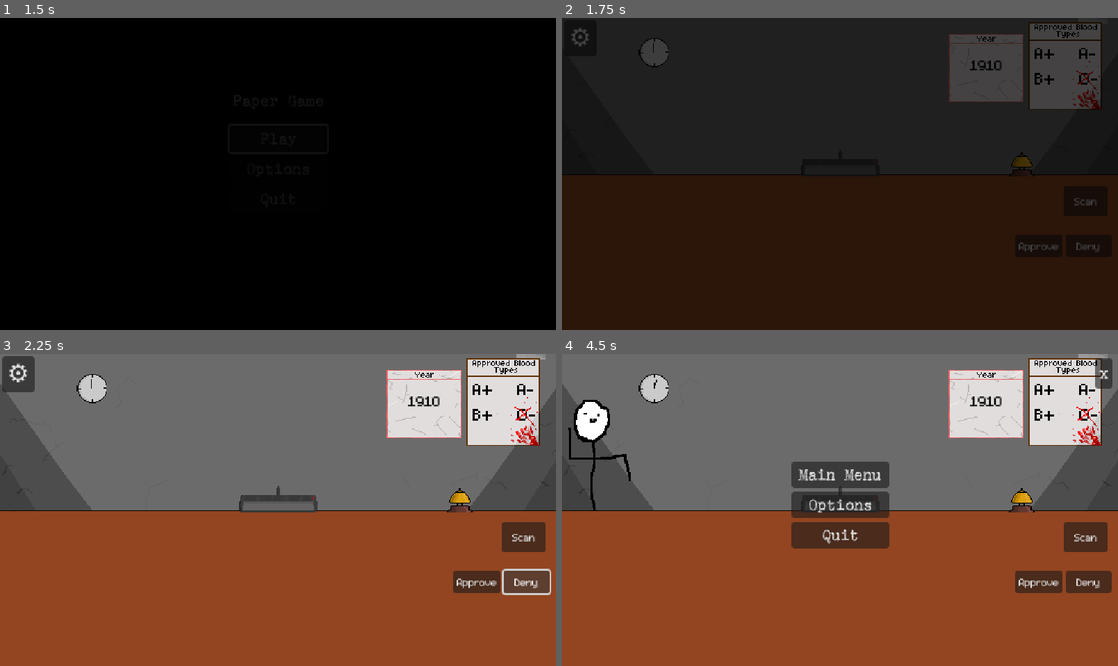
Above: before the commit, frames 1-4 (two rows, left to right).
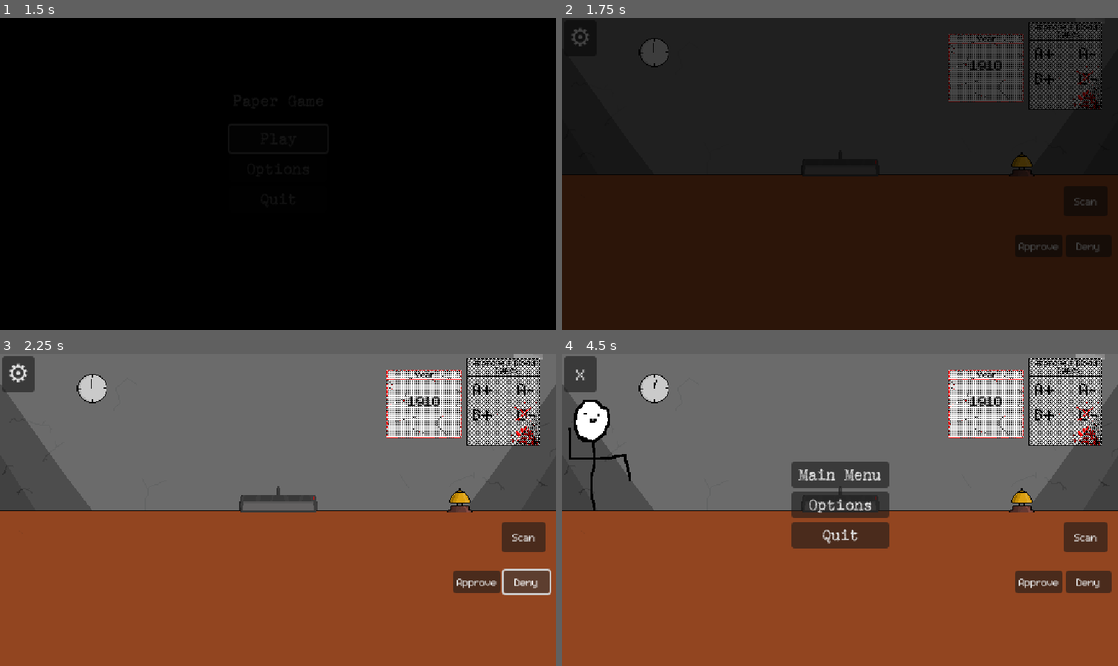
Above: after the commit, the same moments.

Repository: ReeceDev8/PaperGame
Game: Godot game, scene res://Scenes/MainMenu.tscn
The game is run twice, just before and just after one commit, with the same random seed, the same clock (stepped at 60 frames per second) and the same inputs.
Inputs (mouse positions are in pixels of both pictures, inside the frame that each line leads up to):
- Up to frame 1 (1.5 s): click "Play" at 0.5 s; click "Play" at 1.25 s
- Up to frame 2 (1.75 s): no input
- Up to frame 3 (2.25 s): click "Deny" at 2 s
- Up to frame 4 (4.5 s): click "Approve" at 2.75 s; click (1023, 497) at 3.5 s; click "⚙" at 4.25 s

Frame 1 is identical in both runs. In frame 2, 2.4% of the frame differs, in the area x 69-98%, y 1-30%; in frame 3, 6.4%; in frame 4, 7.2%, in the area x 0-100%, y 0-49%.

Commit message:
Minor menu changes, added dither shader and flashing animation when time approaches end of day

Diff:
--- a/Papers/Document.tscn
+++ b/Papers/Document.tscn
@@ -1,5 +1,6 @@
-[gd_scene load_steps=7 format=3 uid="uid://c86s7wpd52cna"]
+[gd_scene load_steps=9 format=3 uid="uid://c86s7wpd52cna"]
 
+[ext_resource type="Shader" path="res://Shaders/dithering.gdshader" id="1_tpixp"]
 [ext_resource type="Texture2D" uid="uid://d2a7344tb50gj" path="res://Assets/Images/Paper1.png" id="1_u5383"]
 [ext_resource type="Script" path="res://Scripts/Draggable_maindoc.gd" id="2_4ne7r"]
 [ext_resource type="Texture2D" uid="uid://ddt0aggvggxic" path="res://Assets/Images/Denied_Stamp.png" id="3_00hpd"]
@@ -7,7 +8,12 @@
 [ext_resource type="Script" path="res://Scripts/AddText_maindoc.gd" id="5_baw4g"]
 [ext_resource type="Texture2D" uid="uid://ba7t6mplv6753" path="res://Assets/Images/ACCEPTED_Stamp.png" id="6_ksfky"]
 
+[sub_resource type="ShaderMaterial" id="ShaderMaterial_4e4na"]
+shader = ExtResource("1_tpixp")
+shader_parameter/gamma = 2.5
+
 [node name="Document" type="TextureRect"]
+material = SubResource("ShaderMaterial_4e4na")
 anchors_preset = 15
 anchor_right = 1.0
 anchor_bottom = 1.0
--- a/Papers/personal_doc.tscn
+++ b/Papers/personal_doc.tscn
@@ -1,12 +1,18 @@
-[gd_scene load_steps=5 format=3 uid="uid://dp7pys6vokafe"]
+[gd_scene load_steps=7 format=3 uid="uid://dp7pys6vokafe"]
 
 [ext_resource type="Texture2D" uid="uid://d1aoqbac45fg1" path="res://Assets/Images/Personal_Doc.png" id="1_115t3"]
+[ext_resource type="Shader" path="res://Shaders/dithering.gdshader" id="1_w83pm"]
 [ext_resource type="Script" path="res://Scripts/Draggable_maindoc.gd" id="2_tim15"]
 [ext_resource type="Script" path="res://Scripts/AddText_persdoc.gd" id="3_65wh8"]
 [ext_resource type="Theme" uid="uid://dnkrursd8f1ng" path="res://Themes/Document_Text_Theme.tres" id="4_3mlon"]
 
+[sub_resource type="ShaderMaterial" id="ShaderMaterial_4cved"]
+shader = ExtResource("1_w83pm")
+shader_parameter/gamma = 2.0
+
 [node name="PersonalDoc" type="TextureRect"]
 z_index = 4
+material = SubResource("ShaderMaterial_4cved")
 anchors_preset = 15
 anchor_right = 1.0
 anchor_bottom = 1.0
--- a/Scenes/InGameMenu.tscn
+++ b/Scenes/InGameMenu.tscn
@@ -1,7 +1,8 @@
-[gd_scene load_steps=5 format=3 uid="uid://b4eg1dsty2jd6"]
+[gd_scene load_steps=6 format=3 uid="uid://b4eg1dsty2jd6"]
 
 [ext_resource type="Script" path="res://Scripts/in_game_menu.gd" id="1_rboum"]
 [ext_resource type="Theme" uid="uid://bpsut6q0js2xr" path="res://Themes/Menu_Button_Theme.tres" id="2_timj8"]
+[ext_resource type="FontFile" uid="uid://cmiko26fgky03" path="res://Assets/Fonts/m5x7.ttf" id="3_gp2uh"]
 [ext_resource type="PackedScene" uid="uid://bc3jiiegxvtw1" path="res://Scenes/OptionsMenu.tscn" id="3_rps8k"]
 [ext_resource type="PackedScene" uid="uid://bb5s7vacslhld" path="res://Scenes/SceneTransitionAnimation.tscn" id="4_83dws"]
 
@@ -47,12 +48,13 @@
 
 [node name="close_menu" type="Button" parent="."]
 layout_mode = 0
-offset_left = 546.0
-offset_top = 4.0
-offset_right = 564.0
-offset_bottom = 35.0
-theme = ExtResource("2_timj8")
-text = "x"
+offset_left = 2.0
+offset_top = 2.0
+offset_right = 35.0
+offset_bottom = 39.0
+theme_override_fonts/font = ExtResource("3_gp2uh")
+theme_override_font_sizes/font_size = 24
+text = "X"
 
 [node name="OptionsMenu" parent="." instance=ExtResource("3_rps8k")]
 layout_mode = 1
--- a/Scenes/OptionsMenu.tscn
+++ b/Scenes/OptionsMenu.tscn
@@ -28,6 +28,10 @@
 grow_horizontal = 2
 grow_vertical = 2
 
+[node name="BackButton" type="Button" parent="VBoxContainer"]
+layout_mode = 2
+text = "Back"
+
 [node name="Label" type="Label" parent="VBoxContainer"]
 layout_mode = 2
 text = "Master Volume"
@@ -54,12 +58,4 @@
 script = ExtResource("1_27kop")
 bus_name = "Sound Effects"
 
-[node name="BackButton" type="Button" parent="."]
-layout_mode = 0
-offset_left = 13.0
-offset_top = 10.0
-offset_right = 58.0
-offset_bottom = 41.0
-text = "Back"
-
-[connection signal="pressed" from="BackButton" to="." method="_on_back_pressed"]
+[connection signal="pressed" from="VBoxContainer/BackButton" to="." method="_on_back_pressed"]
--- a/Scenes/game.tscn
+++ b/Scenes/game.tscn
@@ -1,9 +1,10 @@
-[gd_scene load_steps=36 format=3 uid="uid://mfgmki4qqsin"]
+[gd_scene load_steps=42 format=3 uid="uid://mfgmki4qqsin"]
 
 [ext_resource type="Script" path="res://Scripts/MainScreen.gd" id="1_du70v"]
-[ext_resource type="Texture2D" uid="uid://dpk3vthwl1n4x" path="res://Assets/Images/Wall1.png" id="2_er1d7"]
+[ext_resource type="Shader" path="res://Shaders/dithering.gdshader" id="2_248ka"]
 [ext_resource type="Texture2D" uid="uid://b145t3vd4n2b" path="res://Assets/Images/Printer.png" id="3_x0k1s"]
-[ext_resource type="Texture2D" uid="uid://bgic2i4ci0xky" path="res://Assets/Images/Desk.png" id="4_pvq3v"]
+[ext_resource type="Texture2D" uid="uid://5vnlu05bbo5r" path="res://Assets/Images/Wall.png" id="3_xg6gc"]
+[ext_resource type="Texture2D" uid="uid://cpvwyiyv6mk8w" path="res://Assets/Images/Deskl.png" id="5_eiv5y"]
 [ext_resource type="Texture2D" uid="uid://6lpo0k80ab5q" path="res://Assets/Images/Calendar.png" id="5_fs2yf"]
 [ext_resource type="FontFile" uid="uid://cmiko26fgky03" path="res://Assets/Fonts/m5x7.ttf" id="6_r7n3r"]
 [ext_resource type="Texture2D" uid="uid://25vspr5n4xd0" path="res://Assets/Images/bloodtype_poster_Shadowed.png" id="7_01h2s"]
@@ -30,6 +31,18 @@
 [ext_resource type="PackedScene" uid="uid://bb5s7vacslhld" path="res://Scenes/SceneTransitionAnimation.tscn" id="26_oy7fj"]
 [ext_resource type="PackedScene" uid="uid://b4eg1dsty2jd6" path="res://Scenes/InGameMenu.tscn" id="27_tbpf5"]
 
+[sub_resource type="ShaderMaterial" id="ShaderMaterial_xc0dg"]
+
+[sub_resource type="ShaderMaterial" id="ShaderMaterial_xaija"]
+
+[sub_resource type="ShaderMaterial" id="ShaderMaterial_rclb5"]
+shader = ExtResource("2_248ka")
+shader_parameter/gamma = 2.5
+
+[sub_resource type="ShaderMaterial" id="ShaderMaterial_0hbgl"]
+shader = ExtResource("2_248ka")
+shader_parameter/gamma = 3.8
+
 [sub_resource type="SpriteFrames" id="SpriteFrames_8g412"]
 animations = [{
 "frames": [{
@@ -71,6 +84,8 @@
 [sub_resource type="StyleBoxEmpty" id="StyleBoxEmpty_7qij0"]
 
 [sub_resource type="StyleBoxEmpty" id="StyleBoxEmpty_nk558"]
+
+[sub_resource type="ShaderMaterial" id="ShaderMaterial_udm2k"]
 
 [sub_resource type="SpriteFrames" id="SpriteFrames_r4do5"]
 animations = [{
@@ -112,10 +127,11 @@
 layout_mode = 0
 offset_right = 570.0
 offset_bottom = 160.0
-texture = ExtResource("2_er1d7")
+texture = ExtResource("3_xg6gc")
 
 [node name="Printer" type="TextureRect" parent="Environment"]
 z_index = 3
+material = SubResource("ShaderMaterial_xc0dg")
 offset_left = 245.0
 offset_top = 135.0
 offset_right = 325.0
@@ -130,14 +146,15 @@
 offset_bottom = 320.0
 
 [node name="DeskTexture" type="TextureRect" parent="Environment/DeskArea"]
-layout_mode = 0
-offset_top = -160.0
+material = SubResource("ShaderMaterial_xaija")
+layout_mode = 0
 offset_right = 570.0
 offset_bottom = 160.0
-texture = ExtResource("4_pvq3v")
+texture = ExtResource("5_eiv5y")
 
 [node name="Calendar" type="TextureRect" parent="Environment"]
 z_index = 2
+material = SubResource("ShaderMaterial_rclb5")
 offset_left = 396.0
 offset_top = 16.0
 offset_right = 473.0
@@ -160,6 +177,7 @@
 
 [node name="BloodTypePoster" type="TextureRect" parent="Environment"]
 z_index = 2
+material = SubResource("ShaderMaterial_0hbgl")
 offset_left = 478.0
 offset_top = 4.0
 offset_right = 553.0
@@ -276,6 +294,7 @@
 stream = ExtResource("16_xl6rf")
 
 [node name="Bell" type="AnimatedSprite2D" parent="Interface/BellButton"]
+material = SubResource("ShaderMaterial_udm2k")
 position = Vector2(9, 8)
 sprite_frames = SubResource("SpriteFrames_r4do5")
 animation = &"BellPress"
--- a/Scripts/clock_face.gd
+++ b/Scripts/clock_face.gd
@@ -6,12 +6,28 @@
 
 @onready var minute_hand: Line2D = $MinuteHand
 @onready var hour_hand: Line2D = $HourHand
+@export var flash_interval: float = 0.5
+var flash_timer: float = 0.0
+var hour_till_close: int = 5
 
 
-func _physics_process(_delta: float) -> void:
+func _physics_process(delta: float) -> void:
 	if TimeManager.date_time:
 		minute_hand.set_point_position(1, calculate_hand_tip_location(MINUTE))
 		hour_hand.set_point_position(1, calculate_hand_tip_location(HOUR))
+
+		var flashing_time = TimeManager.date_time.hours >= hour_till_close
+
+		if flashing_time:
+			flash_timer += delta
+			if flash_timer >= flash_interval:
+				flash_timer = 0.0
+				if hour_hand.modulate.a == 1.0 and minute_hand.modulate.a == 1.0:
+					hour_hand.modulate.a = 0.0
+					minute_hand.modulate.a = 0.0
+				else:
+					hour_hand.modulate.a = 1.0
+					minute_hand.modulate.a = 1.0
 
 # Calculate the coordinates of the tip of the clock hand
 func calculate_hand_tip_location(hand) -> Vector2:
--- a/Scripts/options_menu.gd
+++ b/Scripts/options_menu.gd
@@ -2,7 +2,7 @@
 
 signal back_pressed
 
-@onready var back_button = $BackButton
+@onready var back_button: Button = $VBoxContainer/BackButton
 
 func _ready() -> void:
 	pass
--- /dev/null
+++ b/Shaders/dithering.gdshader
@@ -0,0 +1,20 @@
+shader_type canvas_item;
+
+uniform float gamma: hint_range(0.0, 10.0, 0.1) = 2.2;
+
+const mat4 BAYER4 = mat4(
+	vec4(0.0, 12.0, 3.0, 15.0),
+	vec4(8.0, 4.0, 11.0, 7.0),
+	vec4(2.0, 14.0, 1.0, 13.0),
+	vec4(10.0, 6.0, 9.0, 5.0)
+);
+
+float bayer4(vec2 pixel) {
+	ivec2 p = ivec2(mod(pixel, 4.0));
+	return BAYER4[p.x][p.y] / 16.0;
+}
+
+void fragment() {
+	float threshold = bayer4(FRAGCOORD.xy);
+	COLOR = step(threshold, pow(texture(TEXTURE, UV), vec4(gamma)));
+}
--- a/project.godot
+++ b/project.godot
@@ -36,11 +36,6 @@
 window/size/window_height_override=960
 window/stretch/mode="canvas_items"
 window/stretch/scale_mode="integer"
-window/vsync/vsync_mode=0
-
-[editor]
-
-movie_writer/disable_vsync=true
 
 [file_customization]
 
@@ -49,6 +44,7 @@
 "res://Papers/": "red",
 "res://Scenes/": "pink",
 "res://Scripts/": "teal",
+"res://Shaders/": "orange",
 "res://Themes/": "yellow"
 }
 
Binary file added: Assets/Images/Deskl.png
Not shown, added: Assets/Images/Deskl.png.import
Binary file changed: Assets/Images/Wall.png
